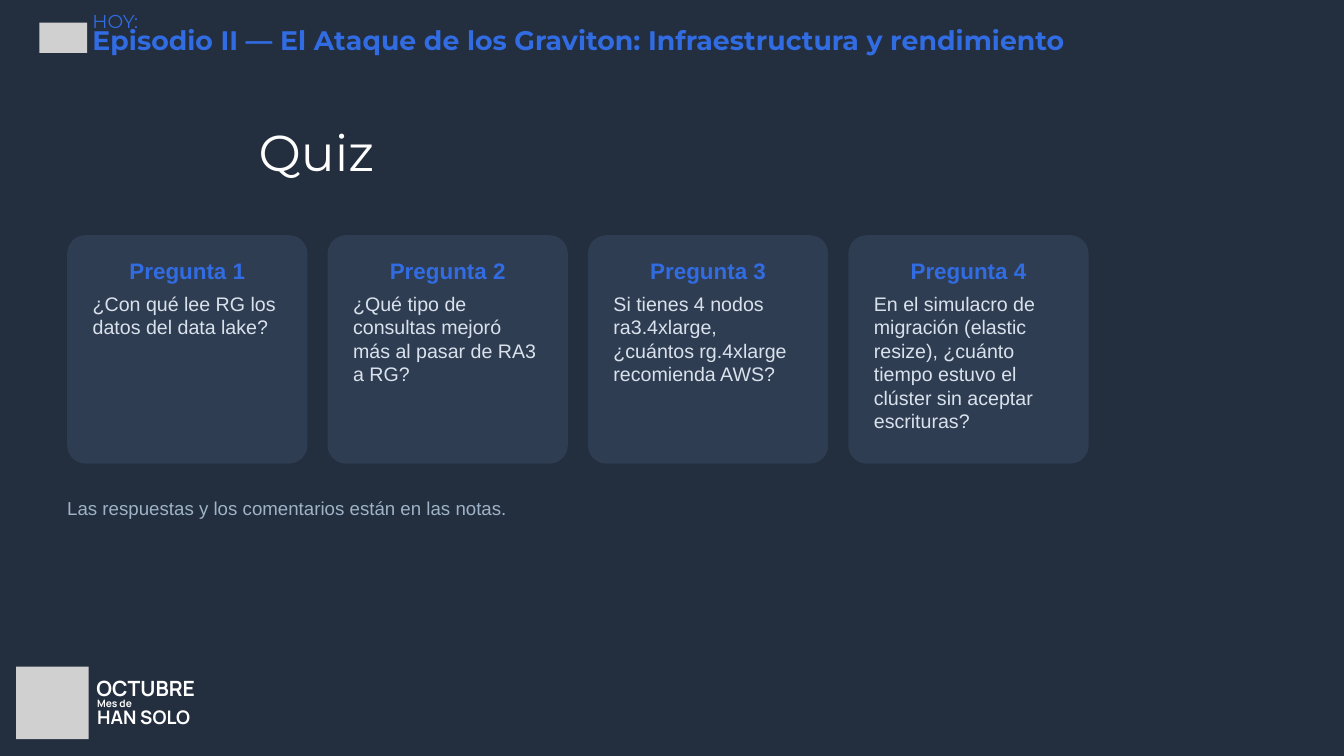
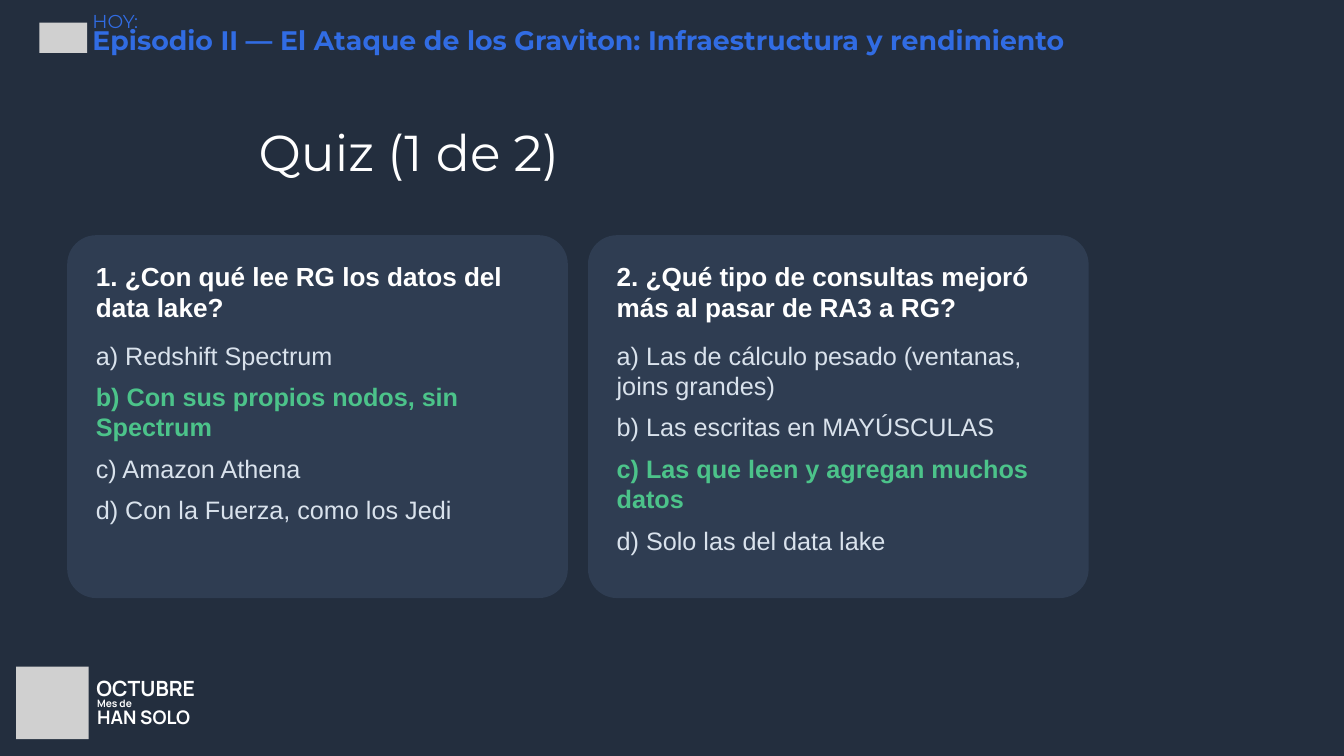
Before and after one commit to andrezc98/redshift-redemption, a slide deck: slide 35 of slides/redshift-redemption.pptx. Drawn at 1344x756 pixels with LibreOffice and Linux fonts; fonts in the diff are those of the drawing; grey boxes stand for pictures; background and template pictures are left out. Boxes give left, top, right and bottom in pixels: in the first picture for what was removed or moved away, otherwise in the second. Text is boxed around its words. In the diff, an @@ line names an element or a change of style, - is before the commit and + after.

```diff
--- a/slides/redshift-redemption.pptx
+++ b/slides/redshift-redemption.pptx
@@ text at bbox=[259, 133, 559, 181]: text changed @@
-Quiz
+Quiz (1 de 2)
@@ rounded rectangle "1. ¿Con qué lee RG ...": place and size @@
-rounded rectangle "1. ¿Con qué lee RG ..." at bbox=[67, 235, 307, 464]
+rounded rectangle "1. ¿Con qué lee RG ..." at bbox=[67, 235, 568, 598]
@@ rounded rectangle "2. ¿Qué tipo de consultas ...": place and size @@
-rounded rectangle "2. ¿Qué tipo de consultas ..." at bbox=[328, 235, 568, 464]
+rounded rectangle "2. ¿Qué tipo de consultas ..." at bbox=[588, 235, 1089, 598]
@@ rounded rectangle removed at bbox=[588, 235, 828, 464] @@
-Pregunta 3
-Si tienes 4 nodos ra3.4xlarge, ¿cuántos rg.4xlarge recomienda AWS?
@@ rounded rectangle removed at bbox=[848, 235, 1088, 464] @@
-Pregunta 4
-En el simulacro de migración (elastic resize), ¿cuánto tiempo estuvo el clúster sin aceptar escrituras?
@@ text in rounded rectangle at bbox=[96, 267, 502, 524]: text changed; size 21 to 27 pt; bold on @@
-Pregunta 1
-¿Con qué lee RG los datos del data lake?
+1. ¿Con qué lee RG los datos del data lake?
+a) Redshift Spectrum
+b) Con sus propios nodos, sin Spectrum
+c) Amazon Athena
+d) Con la Fuerza, como los Jedi
@@ text in rounded rectangle at bbox=[617, 267, 1028, 555]: text changed; size 21 to 27 pt @@
-Pregunta 2
-¿Qué tipo de consultas mejoró más al pasar de RA3 a RG?
+2. ¿Qué tipo de consultas mejoró más al pasar de RA3 a RG?
+a) Las de cálculo pesado (ventanas, joins grandes)
+b) Las escritas en MAYÚSCULAS
+c) Las que leen y agregan muchos datos
+d) Solo las del data lake
@@ text removed at bbox=[67, 501, 507, 519] @@
-Las respuestas y los comentarios están en las notas.
```
Also in this commit, not shown: 1 other slide changed, 1 slide added, 3 other files.
